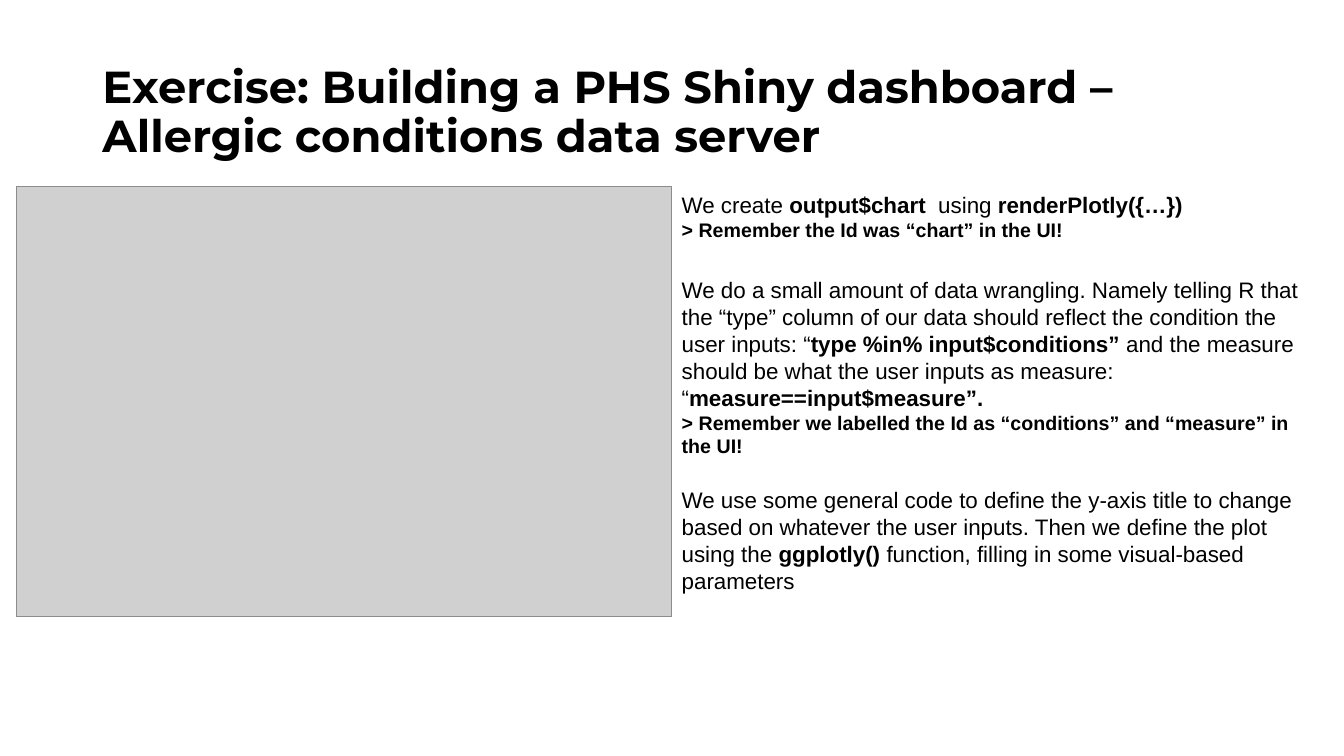
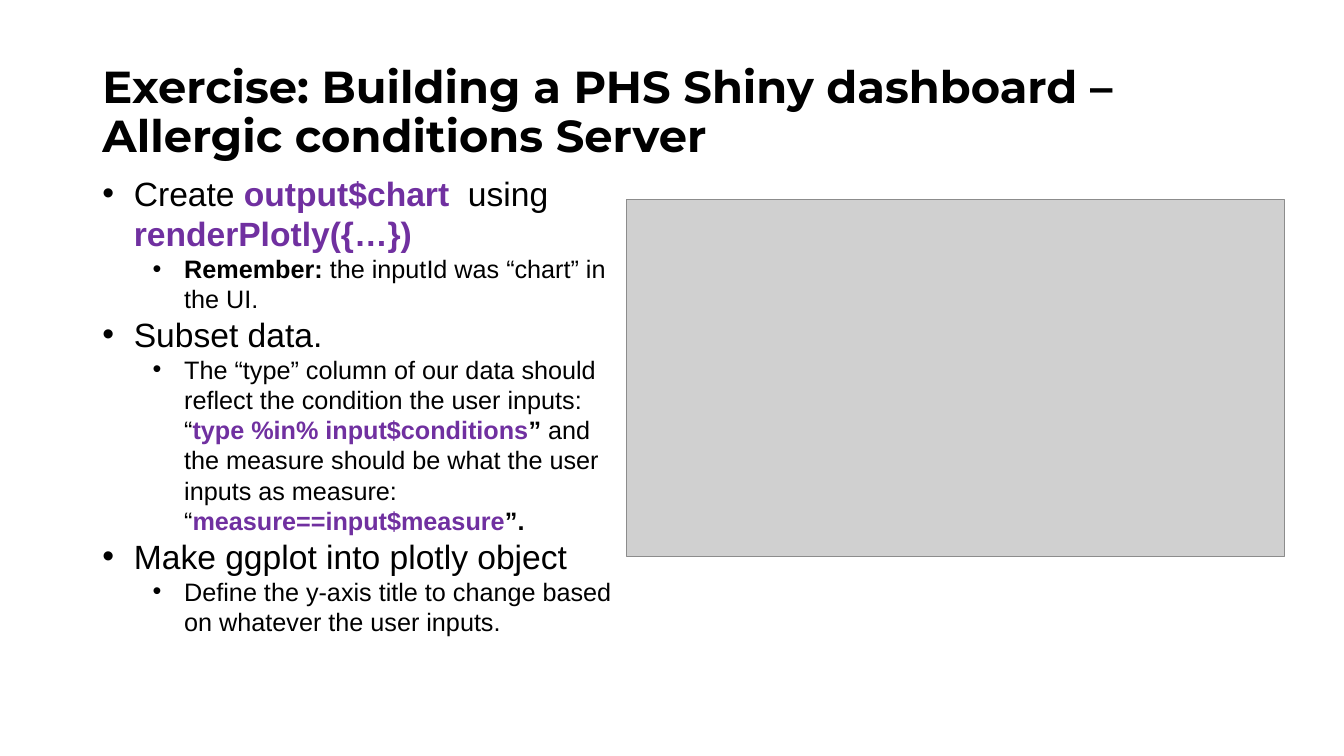
Before and after one commit to Public-Health-Scotland/learn-shiny, a slide deck: slide 18 of Day 2/slides/Shiny_Day_2.pptx. Drawn at 1344x756 pixels with LibreOffice and Linux fonts; fonts in the diff are those of the drawing; grey boxes stand for pictures; background and template pictures are left out. Boxes give left, top, right and bottom in pixels: in the first picture for what was removed or moved away, otherwise in the second. Text is boxed around its words. In the diff, an @@ line names an element or a change of style, - is before the commit and + after.

```diff
--- a/Day 2/slides/Shiny_Day_2.pptx
+++ b/Day 2/slides/Shiny_Day_2.pptx
@@ title at (102,67,1077,161): text changed @@
-Exercise: Building a PHS Shiny dashboard – Allergic conditions data server
+Exercise: Building a PHS Shiny dashboard – Allergic conditions Server
@@ text at (134,181,612,636): text changed; size 16 to 18 pt; bold off @@
-We create output$chart using renderPlotly({…})
-> Remember the Id was “chart” in the UI!
+• Create output$chart using renderPlotly({…})
+  • Remember: the inputId was “chart” in the UI.
+• Subset data.
+  • The “type” column of our data should reflect the condition the user inputs: “type %in% input$conditions” and the measure should be what the user inputs as measure: “measure==input$measure”.
+• Make ggplot into plotly object
+  • Define the y-axis title to change based on whatever the user inputs.
@@ picture: place and size @@
-picture at (16,187,671,617)
+picture at (626,200,1285,556)
@@ text removed at (682,281,1298,454) @@
-We do a small amount of data wrangling. Namely telling R that the “type” column of our data should reflect the condition the user inputs: “type %in% input$conditions” and the measure should be what the user inputs as measure: “measure==input$measure”.
-> Remember we labelled the Id as “conditions” and “measure” in the UI!
@@ text removed at (682,491,1292,594) @@
-We use some general code to define the y-axis title to change based on whatever the user inputs. Then we define the plot using the ggplotly() function, filling in some visual-based parameters
```
Also in this commit, not shown: 33 other slides changed, 1 other file.
